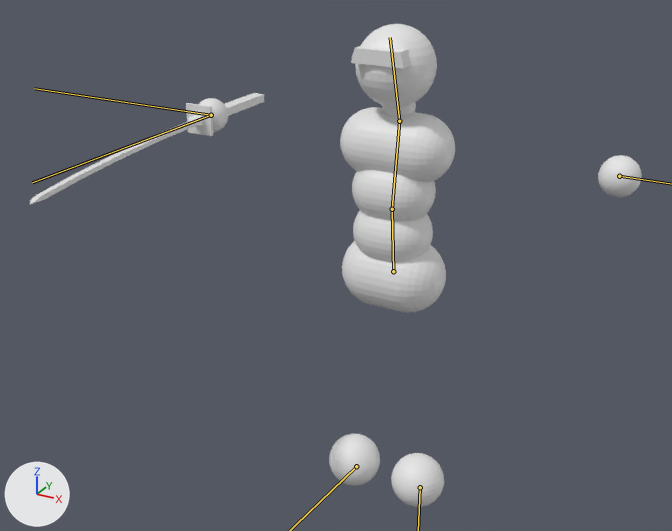
One commit to the glTF model assets/models/simple_combat_char.glb: the scene before it, then after it.
Camera for both pictures: a 50 mm camera at (1.25, -2.66, 2.23) aimed at (-0.17, -0.09, 0.95). Arrows for +X, +Y and +Z are at lower left; the lights stay in place. The older version comes first. The bones that change are drawn over the model as lines.

In view in the first picture: 'Body', 'Sword'.
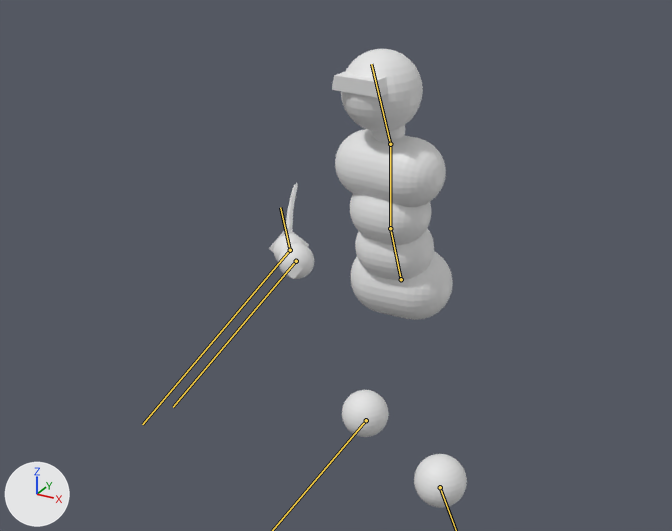
The newer file adds an action. The first version stands in its rest pose; the second is drawn at frame 5 of the action 'Cancel_parried_attack'.

The edits, one by one:
Bone 'Lower back' (bone_lower_back) moves from (0.0, 0.0, 0.0) to (-0.006, -0.055, 0.047).
Bone 'Lower back' (bone_lower_back) turns from (0, 0, 0) to (-16, 0, -1) degrees about its own x, y and z.
Bone 'Upper back' (bone_upper_back) turns from (0, 0, 0) to (7, -10, -1) degrees about its own x, y and z.
Bone 'Head' (bone_head) turns from (0, 0, 0) to (6, 0, 0) degrees about its own x, y and z.
Bone 'Hand.L' (bone_hand_l) moves from (0.0, 0.0, 0.0) to (-0.398, -0.985, -0.197).
Bone 'Hand.L' (bone_hand_l) turns from (0, 0, 0) to (-174, 16, -52) degrees about its own x, y and z.
Bone 'Foot.L' (bone_foot_l) moves from (0.0, 0.0, 0.0) to (-0.012, -0.014, 0.076).
Bone 'Foot.L' (bone_foot_l) turns from (0, 0, 0) to (21, -9, -3) degrees about its own x, y and z.
Bone 'Hand.R' (bone_hand_r) moves from (0.0, 0.0, 0.0) to (-0.461, -0.321, 0.001).
Bone 'Hand.R' (bone_hand_r) turns from (0, 0, 0) to (-31, 161, 46) degrees about its own x, y and z.
Bone 'Foot.R' (bone_foot_r) moves from (0.0, 0.0, 0.0) to (0.095, -0.225, 0.242).
Bone 'Foot.R' (bone_foot_r) turns from (0, 0, 0) to (-8, -3, 0) degrees about its own x, y and z.
Bone 'Sword attachment' (bone_sword_attachment) moves from (0.0, 0.0, 0.0) to (0.321, 0.001, 0.461).
Bone 'Sword attachment' (bone_sword_attachment) turns from (0, 0, 0) to (165, 48, -45) degrees about its own x, y and z.

Changed parts and their boxes [x1, y1, x2, y2] in the pictures (672 x 531 px):
'Body', posed (56% narrower)
    before: [199, 24, 642, 507]
    after: [274, 49, 467, 508]
'Sword', posed (83% narrower, 14% shorter)
    before: [30, 93, 264, 205]
    after: [269, 183, 309, 279]
bone 'Lower back', root to tip
    before: (393, 271) to (392, 209)
    after: (401, 279) to (390, 228)
bone 'Upper back', root to tip
    before: (392, 209) to (399, 121)
    after: (390, 228) to (390, 144)
bone 'Head', root to tip
    before: (399, 121) to (390, 37)
    after: (390, 144) to (371, 64)
bone 'Hand.R', root to tip
    before: (211, 115) to (34, 88)
    after: (290, 250) to (142, 424)
bone 'Sword attachment', root to tip
    before: (211, 115) to (32, 182)
    after: (290, 250) to (280, 207)
